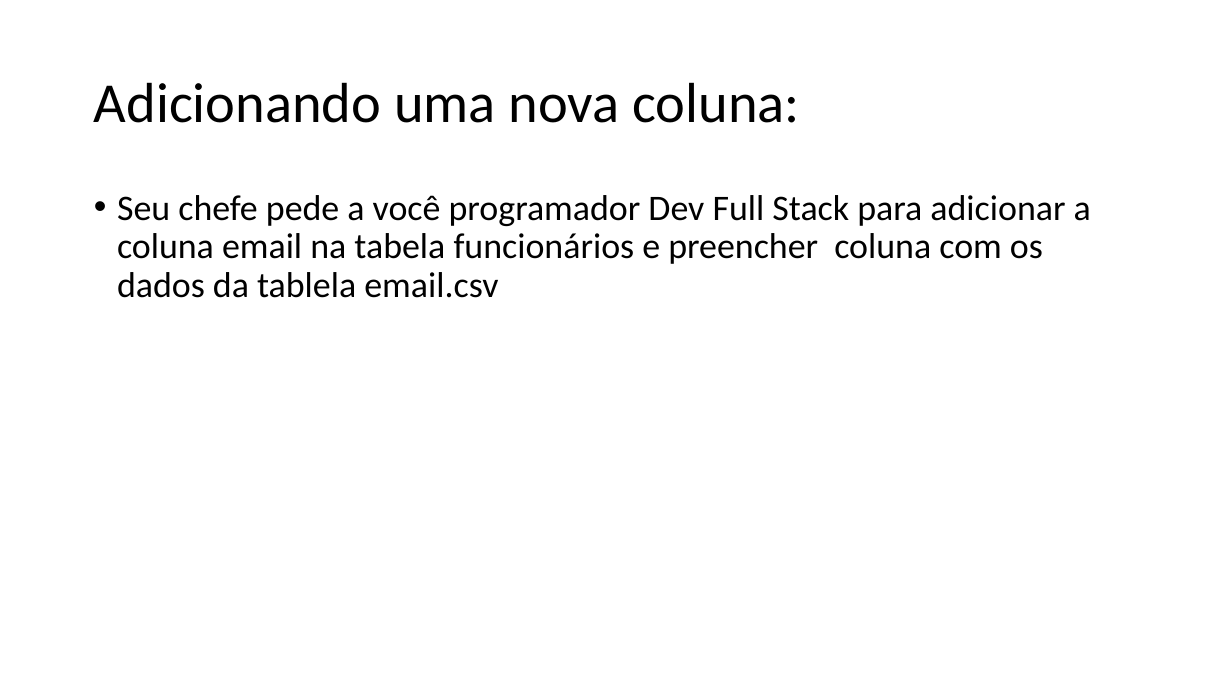
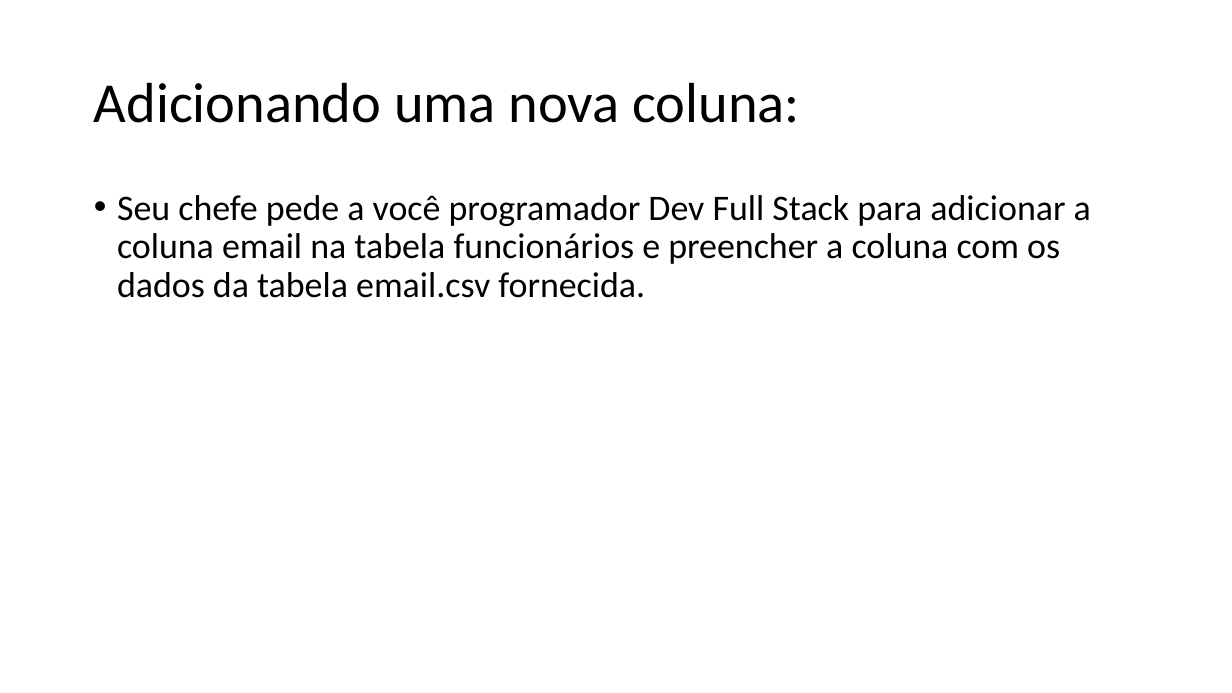
Before and after one commit to dourivaljunior/Curso-de-mySQL, a slide deck: slide 18 of Curso dev full stack aula mysql 03.pptx (slide 13 before the commit). Drawn at 1232x693 pixels with LibreOffice and Linux fonts; fonts in the diff are those of the drawing. Boxes give left, top, right and bottom in pixels: in the first picture for what was removed or moved away, otherwise in the second. Text is boxed around its words. In the diff, an @@ line names an element or a change of style, - is before the commit and + after.

```diff
--- a/Curso dev full stack aula mysql 03.pptx
+++ b/Curso dev full stack aula mysql 03.pptx
@@ text at <box>117,195,1091,298</box>: text changed @@
-• Seu chefe pede a você programador Dev Full Stack para adicionar a coluna email na tabela funcionários e preencher coluna com os dados da tablela email.csv
+• Seu chefe pede a você programador Dev Full Stack para adicionar a coluna email na tabela funcionários e preencher a coluna com os dados da tabela email.csv fornecida.
```
Also in this commit, not shown: 32 other slides changed, 47 slides added, 4 other files.
